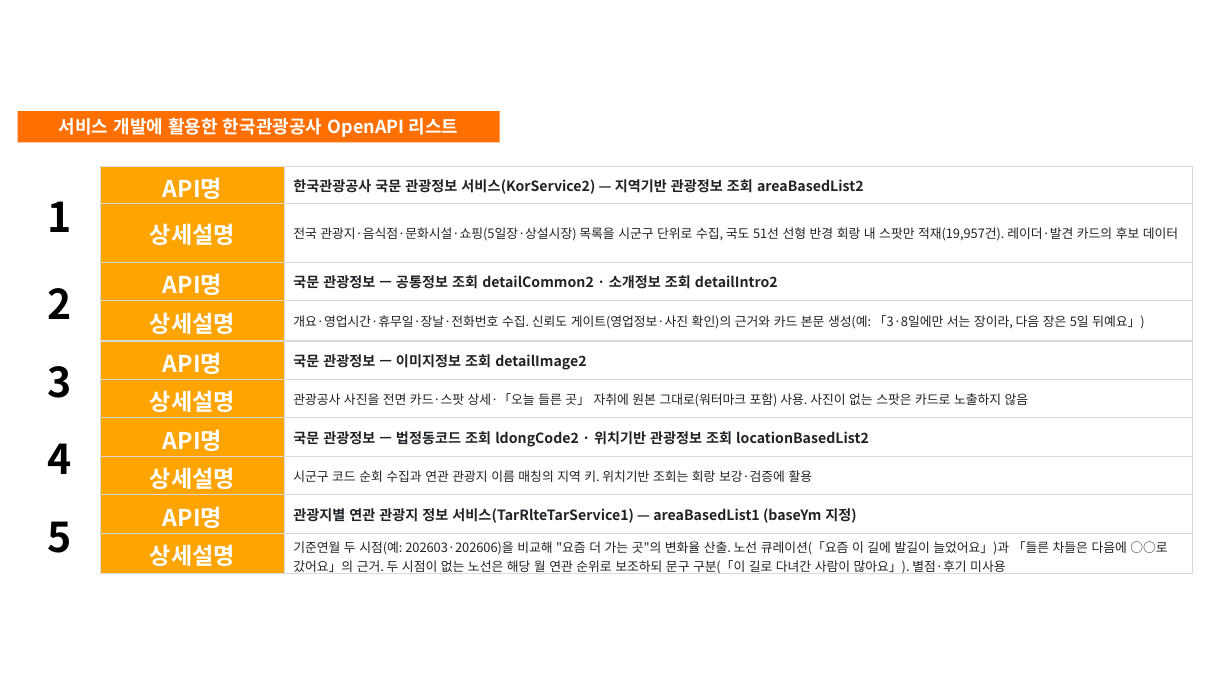
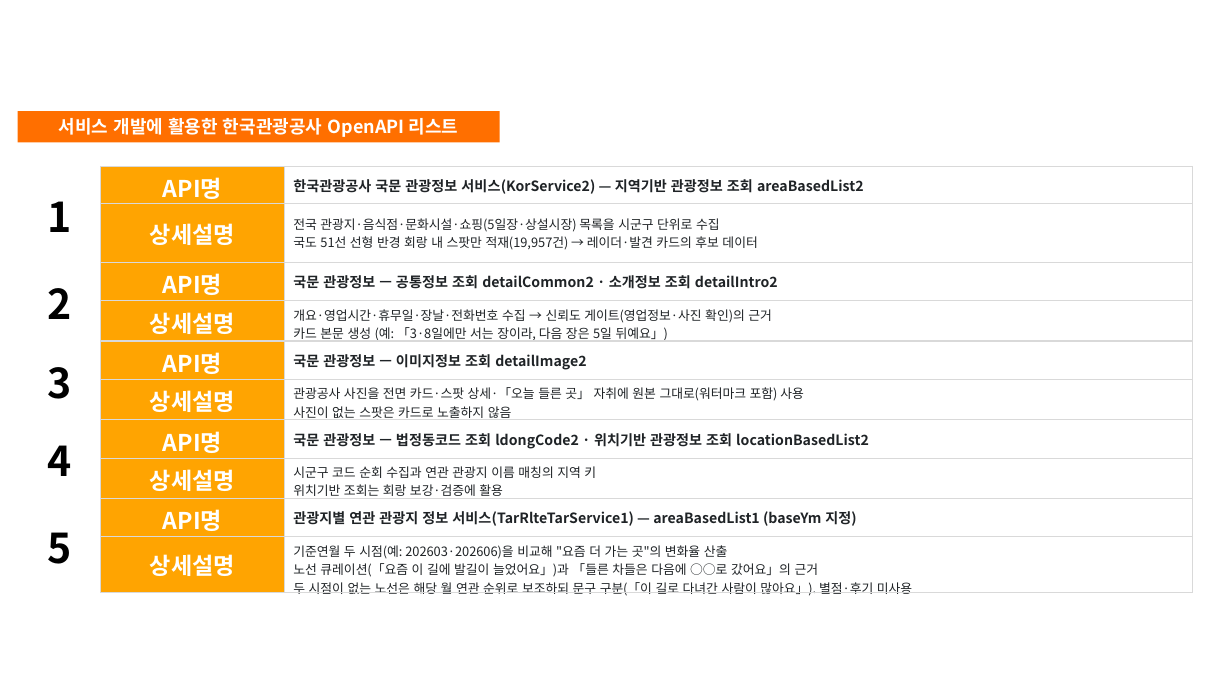
Before and after one commit to Hyee0ne/p-trip, a slide deck: slide 10 of docs/기능설명서_P의여행.pptx. Drawn at 1232x693 pixels with LibreOffice and Linux fonts; fonts in the diff are those of the drawing; background and template pictures are left out. Boxes give left, top, right and bottom in pixels: in the first picture for what was removed or moved away, otherwise in the second. Text is boxed around its words. In the diff, an @@ line names an element or a change of style, - is before the commit and + after.

```diff
--- a/docs/기능설명서_P의여행.pptx
+++ b/docs/기능설명서_P의여행.pptx
@@ table at (x1=18, y1=166, x2=1193, y2=600) @@
-row 2, column 3: 전국 관광지·음식점·문화시설·쇼핑(5일장·상설시장) 목록을 시군구 단위로 수집, 국도 51선 선형 반경 회랑 내 스팟만 적재(19,957건). 레이더·발견 카드의 후보 데이터
+row 2, column 3: 전국 관광지·음식점·문화시설·쇼핑(5일장·상설시장) 목록을 시군구 단위로 수집 / 국도 51선 선형 반경 회랑 내 스팟만 적재(19,957건) → 레이더·발견 카드의 후보 데이터
-row 4, column 3: 개요·영업시간·휴무일·장날·전화번호 수집. 신뢰도 게이트(영업정보·사진 확인)의 근거와 카드 본문 생성(예: 「3·8일에만 서는 장이라, 다음 장은 5일 뒤예요」)
+row 4, column 3: 개요·영업시간·휴무일·장날·전화번호 수집 → 신뢰도 게이트(영업정보·사진 확인)의 근거 / 카드 본문 생성 (예: 「3·8일에만 서는 장이라, 다음 장은 5일 뒤예요」)
-row 6, column 3: 관광공사 사진을 전면 카드·스팟 상세·「오늘 들른 곳」 자취에 원본 그대로(워터마크 포함) 사용. 사진이 없는 스팟은 카드로 노출하지 않음
+row 6, column 3: 관광공사 사진을 전면 카드·스팟 상세·「오늘 들른 곳」 자취에 원본 그대로(워터마크 포함) 사용 / 사진이 없는 스팟은 카드로 노출하지 않음
-row 8, column 3: 시군구 코드 순회 수집과 연관 관광지 이름 매칭의 지역 키. 위치기반 조회는 회랑 보강·검증에 활용
+row 8, column 3: 시군구 코드 순회 수집과 연관 관광지 이름 매칭의 지역 키 / 위치기반 조회는 회랑 보강·검증에 활용
@@ row 10, column 3: "기준연월 두 시점(예: 202603·202606)을 비교해 "요즘 더 가는 곳"의 변화율 산출. 노선 큐레이션(「요즘 이 길에 발길이 늘었어요」)과 「들른 차들은 다음에 ○○로 갔어요」의 근거. 두 시점이 없는 노선은 해당 월 연관 순위로 보조하되 문구 구분(「이 길로 다녀간 사람이 많아요」). 별점·후기 미사용" to "기준연월 두 시점(예: 202603·202606)을 비교해 "요즘 더 가는 곳"의 변화율 산출 / 노선 큐레이션(「요즘 이 길에 발길이 늘었어요」)과 「들른 차들은 다음에 ○○로 갔어요」의 근거 / 두 시점이 없는 노선은 해당 월 연관 순위로 보조하되 문구 구분(「이 길로 다녀간 사람이 많아요」). 별점·후기 미사용" @@
```
Also in this commit, not shown: 4 other slides changed, 2 other files.
